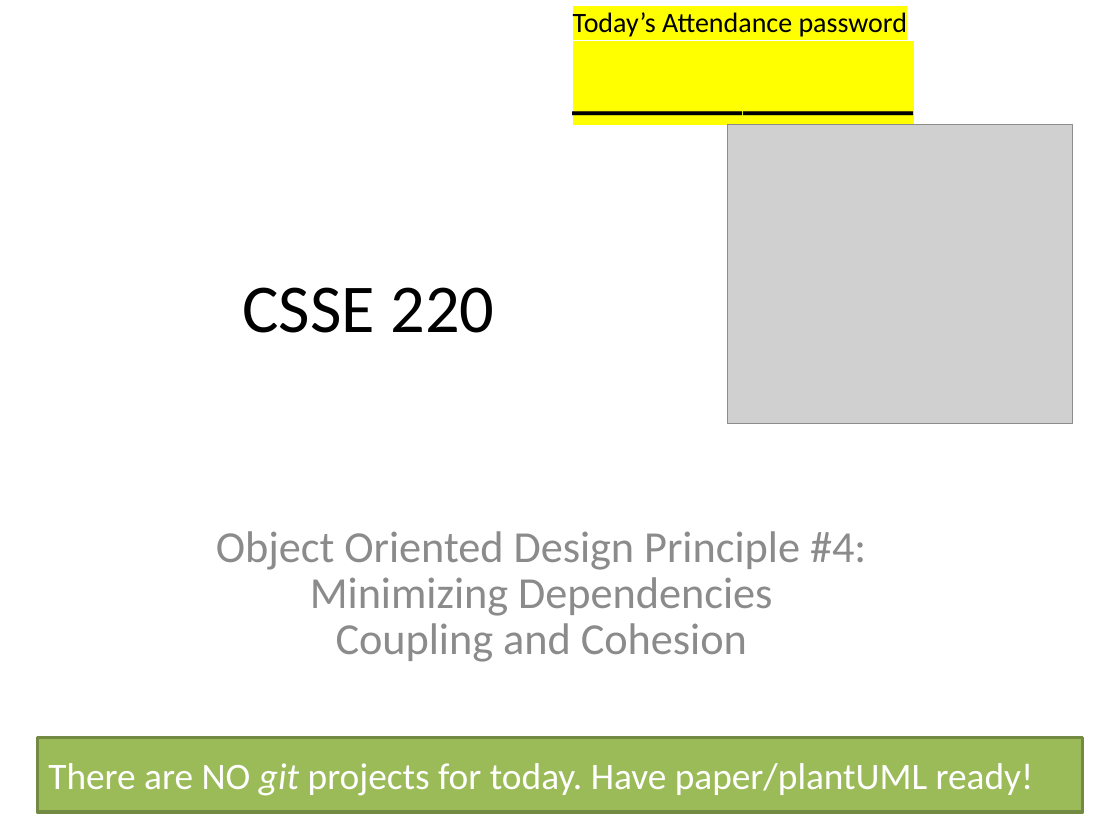
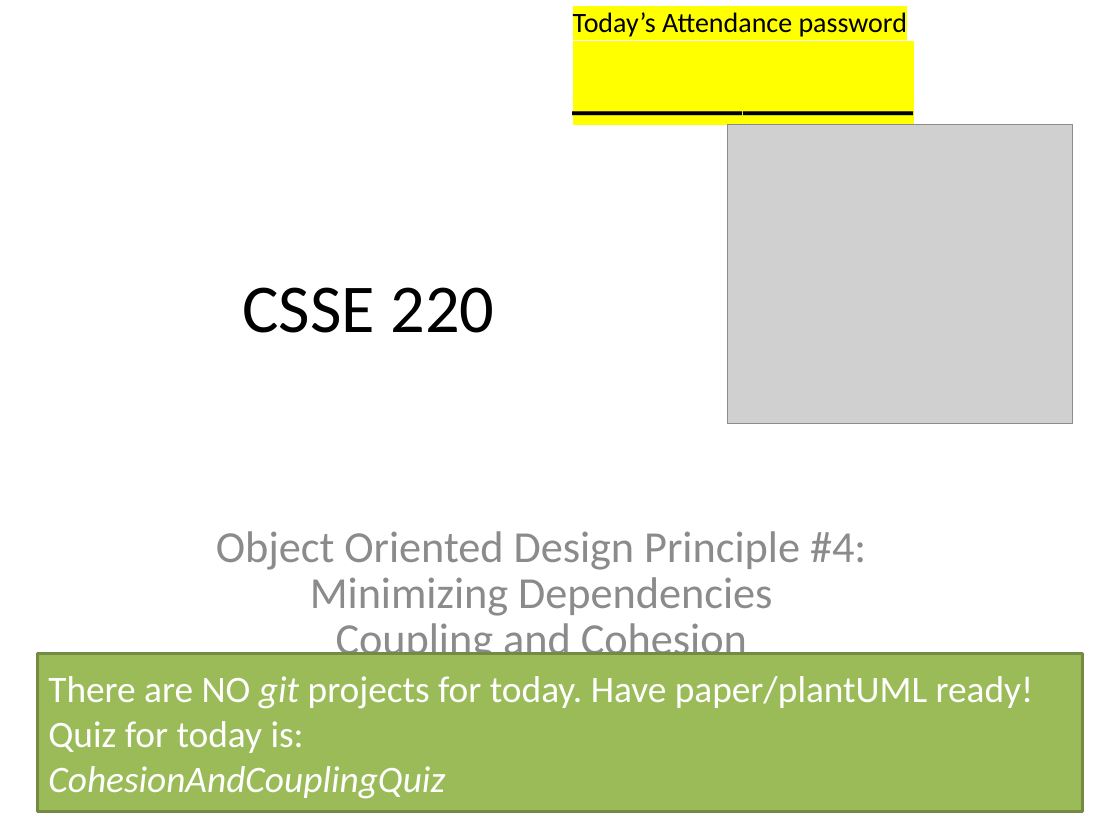
Before and after one commit to RHIT-CSSE/csse220, a slide deck: slide 1 of ClassMaterials/CohesionAndCoupling/Slides/Part1-OOD-DP4-Intro.pptx. Drawn at 1120x840 pixels with LibreOffice and Linux fonts; fonts in the diff are those of the drawing; grey boxes stand for pictures. Boxes give left, top, right and bottom in pixels: in the first picture for what was removed or moved away, otherwise in the second. Text is boxed around its words. In the diff, an @@ line names an element or a change of style, - is before the commit and + after.

```diff
--- a/ClassMaterials/CohesionAndCoupling/Slides/Part1-OOD-DP4-Intro.pptx
+++ b/ClassMaterials/CohesionAndCoupling/Slides/Part1-OOD-DP4-Intro.pptx
@@ rectangle "There are NO git projects ..." resized from (x1=37, y1=737, x2=1082, y2=812) to (x1=37, y1=654, x2=1082, y2=812) @@
@@ text in rectangle at (x1=48, y1=721, x2=445, y2=799): paragraphs added @@
+Quiz for today is:
+CohesionAndCouplingQuiz
```
Also in this commit, not shown: 2 other slides changed, 4 other files.
